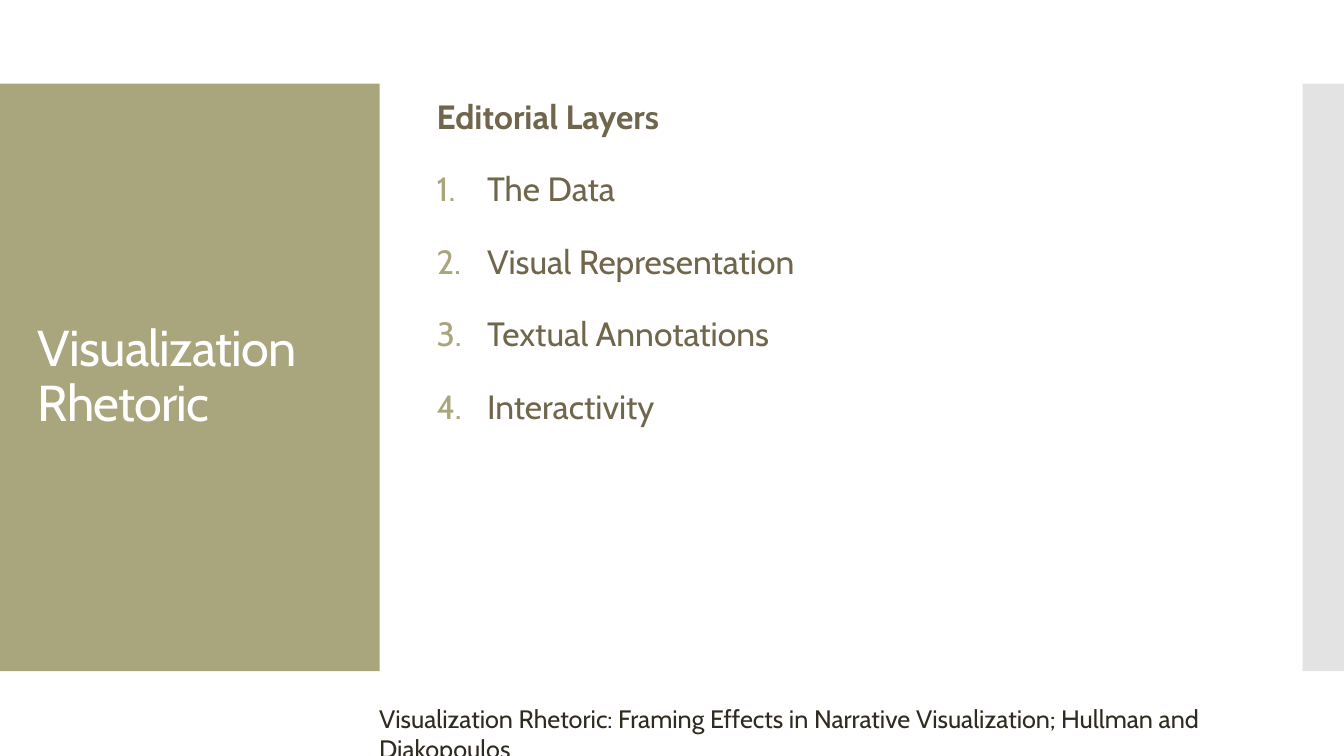
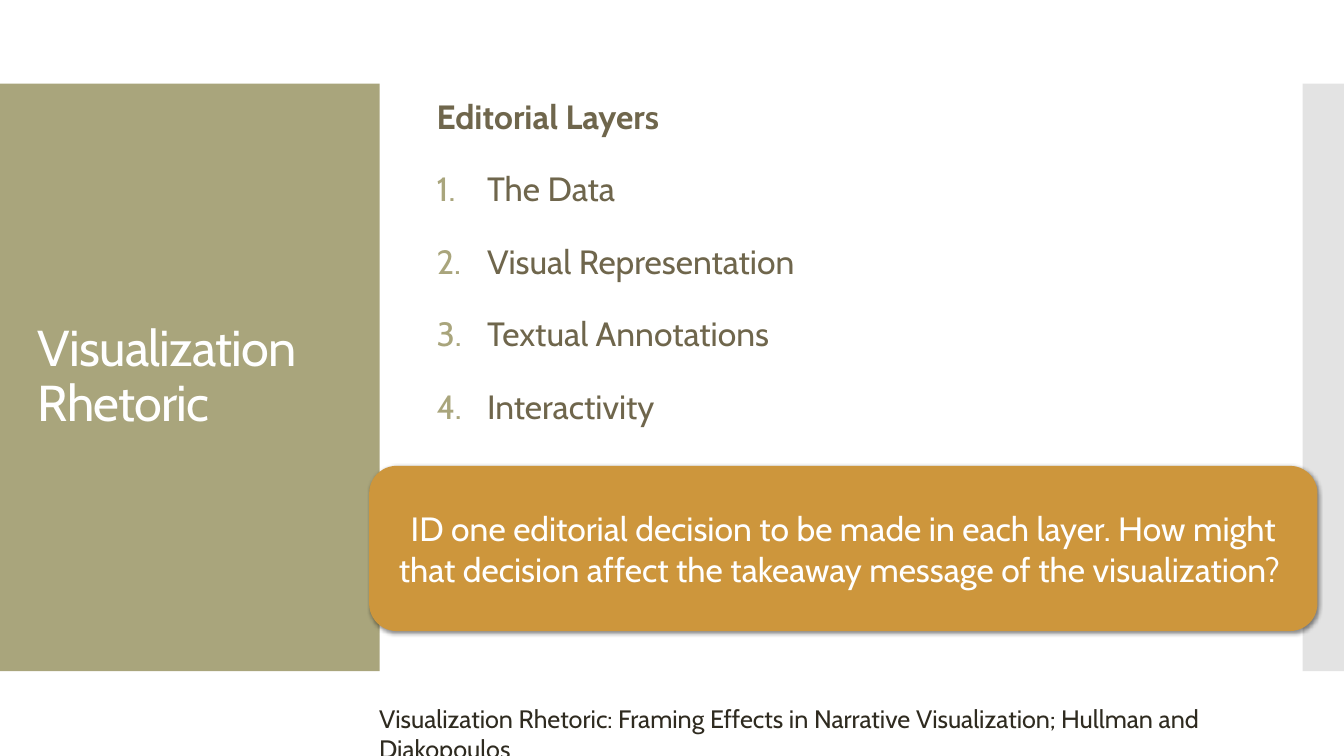
Before and after one commit to amosca01/SDS-CSC109, a slide deck: slide 9 of slides/14-persuasive-vis.pptx (slide 8 before the commit). Drawn at 1344x756 pixels with LibreOffice and Linux fonts; fonts in the diff are those of the drawing. Boxes give left, top, right and bottom in pixels: in the first picture for what was removed or moved away, otherwise in the second. Text is boxed around its words. In the diff, an @@ line names an element or a change of style, - is before the commit and + after.

```diff
--- a/slides/14-persuasive-vis.pptx
+++ b/slides/14-persuasive-vis.pptx
@@ rounded rectangle added at [369, 466, 1318, 631], fill #CE963C, 24 pt, text #FFFFFF @@
+ID one editorial decision to be made in each layer. How might that decision affect the takeaway message of the visualization?
```
Also in this commit, not shown: 10 other slides changed, 1 slide added, 5 other files.
